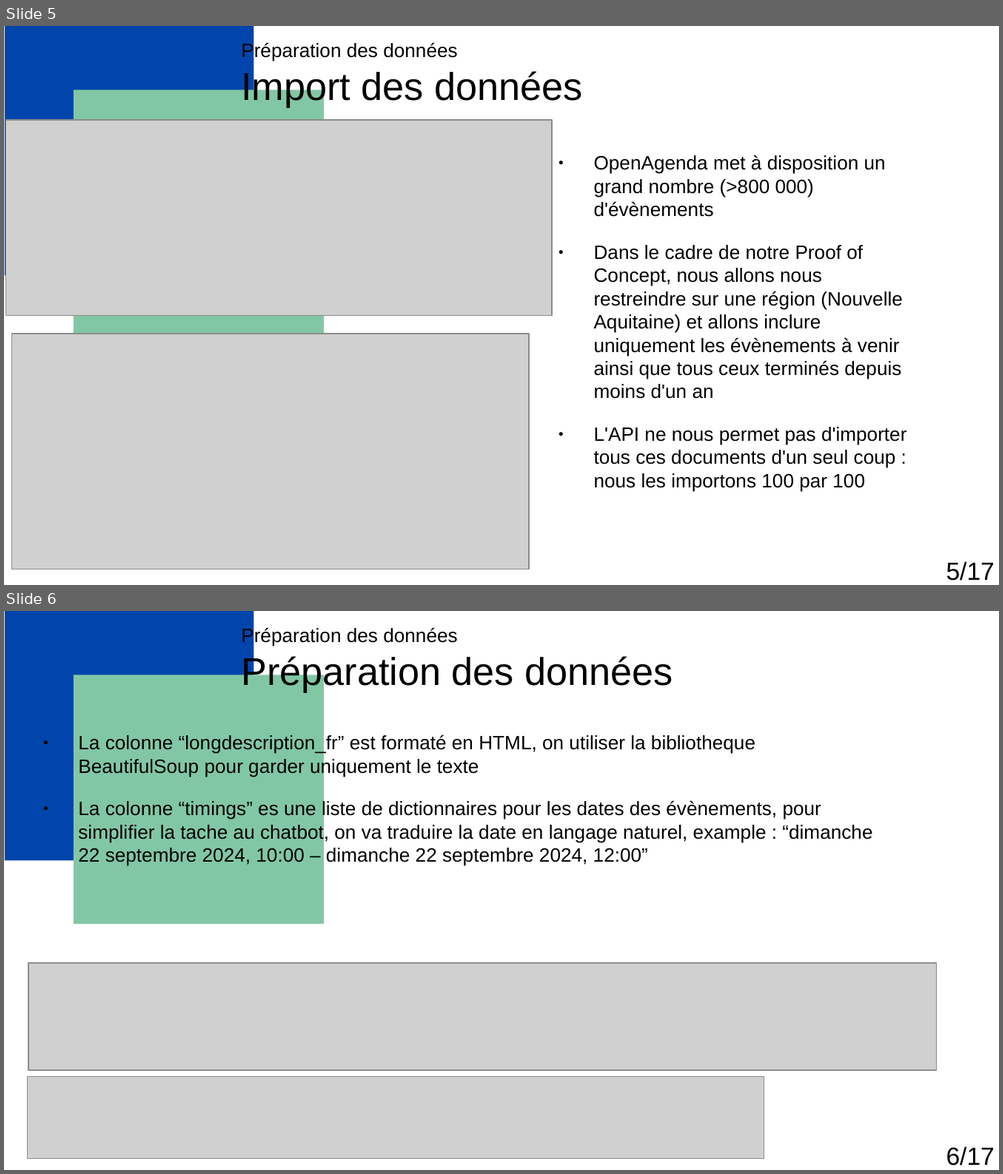
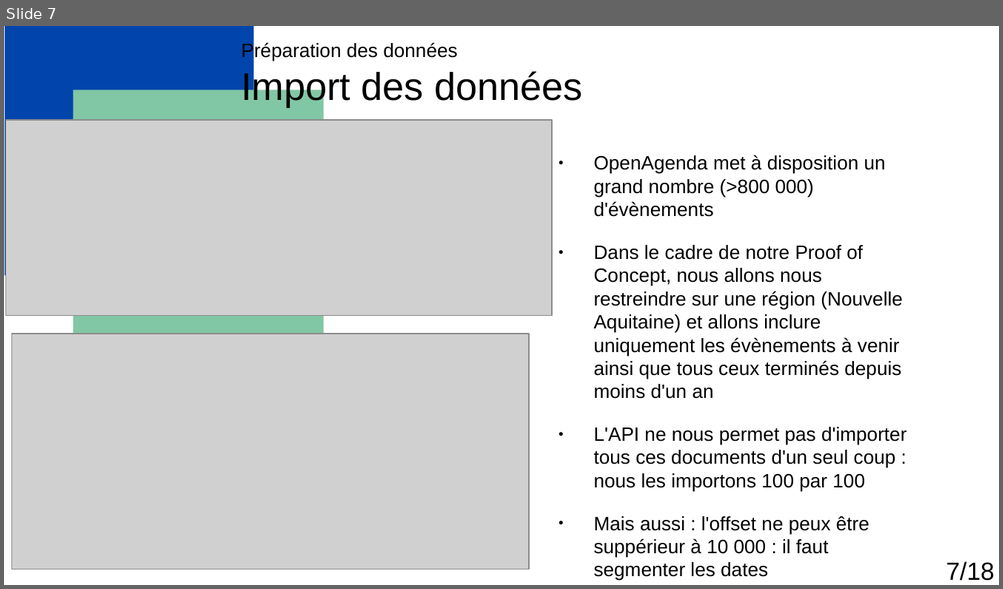
Before and after one commit to Florian-Biggio/Events-with-RAG, a slide deck: Biggio_Florian_1_presentation_052025.odp. Shown one above the other, each under a label of ours: slides 5 and 6 before the commit, slide 7 after it. The pictures are 1003x1174 and 1003x589 pixels, drawn with LibreOffice and Linux fonts; fonts in the diff are those of the drawing; grey boxes stand for pictures. Boxes give left, top, right and bottom in pixels: in the first picture for what was removed or moved away, otherwise in the second. Text is boxed around its words. In the diff, an @@ line names an element or a change of style, - is before the commit and + after.

```diff
--- a/Biggio_Florian_1_presentation_052025.odp
+++ b/Biggio_Florian_1_presentation_052025.odp
@@ slide 6 removed at (4, 611, 999, 1170), background #FFFFFF; not listed: 5 template elements that a slide beside it also shows @@
@@ title removed at (241, 627, 672, 692) @@
-Préparation des données
-Préparation des données
@@ text removed at (78, 734, 872, 866) @@
-● La colonne “longdescription_fr” est formaté en HTML, on utiliser la bibliotheque BeautifulSoup pour garder uniquement le texte
-● La colonne “timings” es une liste de dictionnaires pour les dates des évènements, pour simplifier la tache au chatbot, on va traduire la date en langage naturel, example : “dimanche 22 septembre 2024, 10:00 – dimanche 22 septembre 2024, 12:00”
@@ picture removed at (29, 963, 936, 1071) @@
@@ picture removed at (28, 1077, 764, 1159) @@
@@ text removed at (946, 1147, 994, 1166) @@
-6/17
@@ what was slide 5 is now slide 7 @@
@@ slide 7 changed as well @@
@@ text at (594, 517, 869, 581): paragraph added @@
+● Mais aussi : l'offset ne peux être suppérieur à 10 000 : il faut segmenter les dates
@@ text at (946, 562, 994, 581): text changed @@
-5/17
+7/18
```
Also in this commit, not shown: 6 other slides changed, 11 slides added, 11 other slides removed, 25 other files.
